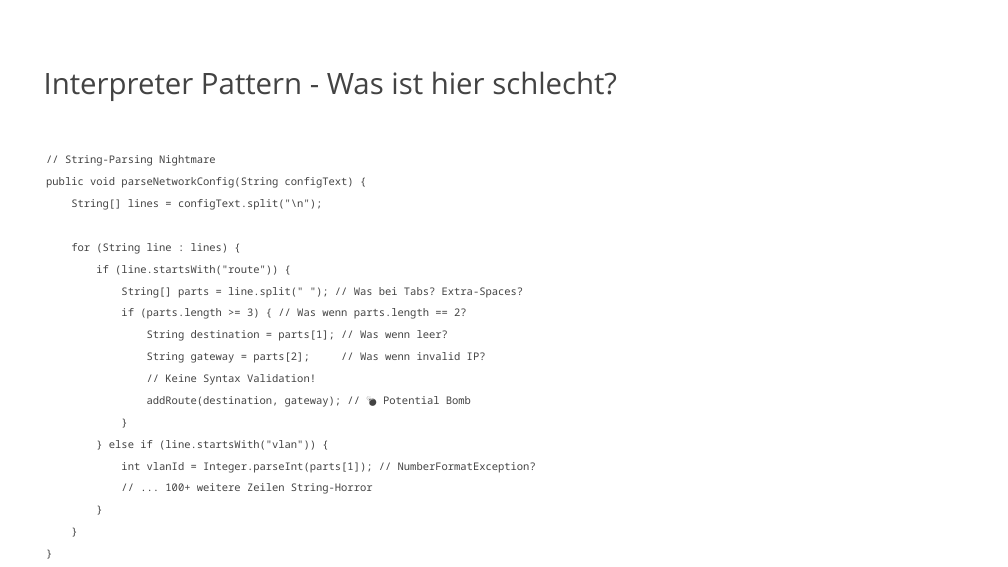
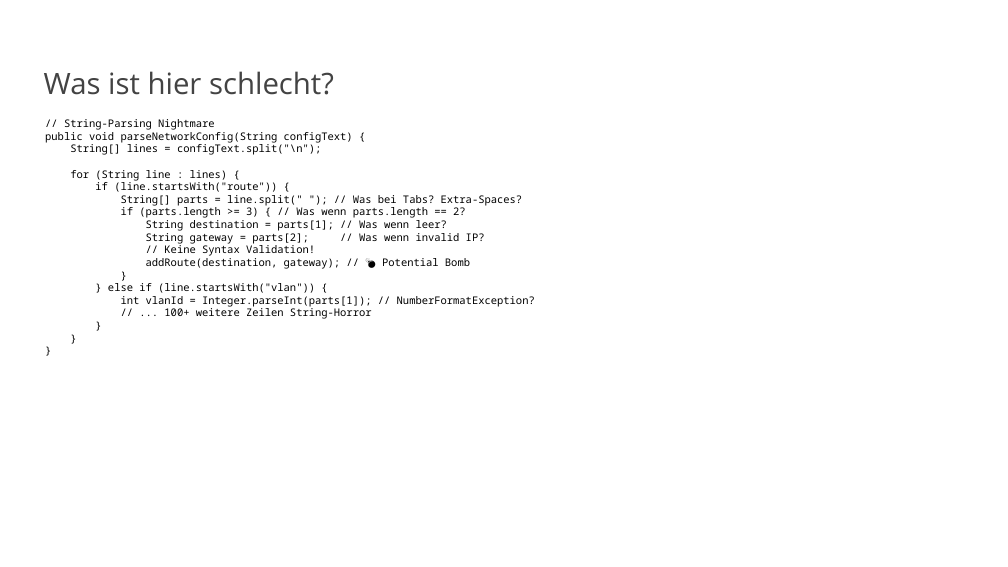
Before and after one commit to vanillacore-net/september-2025-telekom-training, a slide deck: slide 19 of presentations/powerpoint/block4-presentation.pptx (slide 15 before the commit). Drawn at 1008x567 pixels with LibreOffice and Linux fonts; fonts in the diff are those of the drawing; background and template pictures are left out. Boxes give left, top, right and bottom in pixels: in the first picture for what was removed or moved away, otherwise in the second. Text is boxed around its words. In the diff, an @@ line names an element or a change of style, - is before the commit and + after.

```diff
--- a/presentations/powerpoint/block4-presentation.pptx
+++ b/presentations/powerpoint/block4-presentation.pptx
@@ title at (x1=44, y1=71, x2=334, y2=95): text changed @@
-Interpreter Pattern - Was ist hier schlecht?
+Was ist hier schlecht?
@@ text "// String-Parsing Nightmare" moved from (x1=46, y1=155, x2=536, y2=494) to (x1=45, y1=119, x2=535, y2=319) @@
@@ text "// String-Parsing Nightmare" at (x1=45, y1=119, x2=535, y2=319): text colour #434343 to #000000; line spacing 0.9 to 1; less space between paragraphs @@
```
Also in this commit, not shown: 17 other slides changed, 7 slides added, 2 other files.
